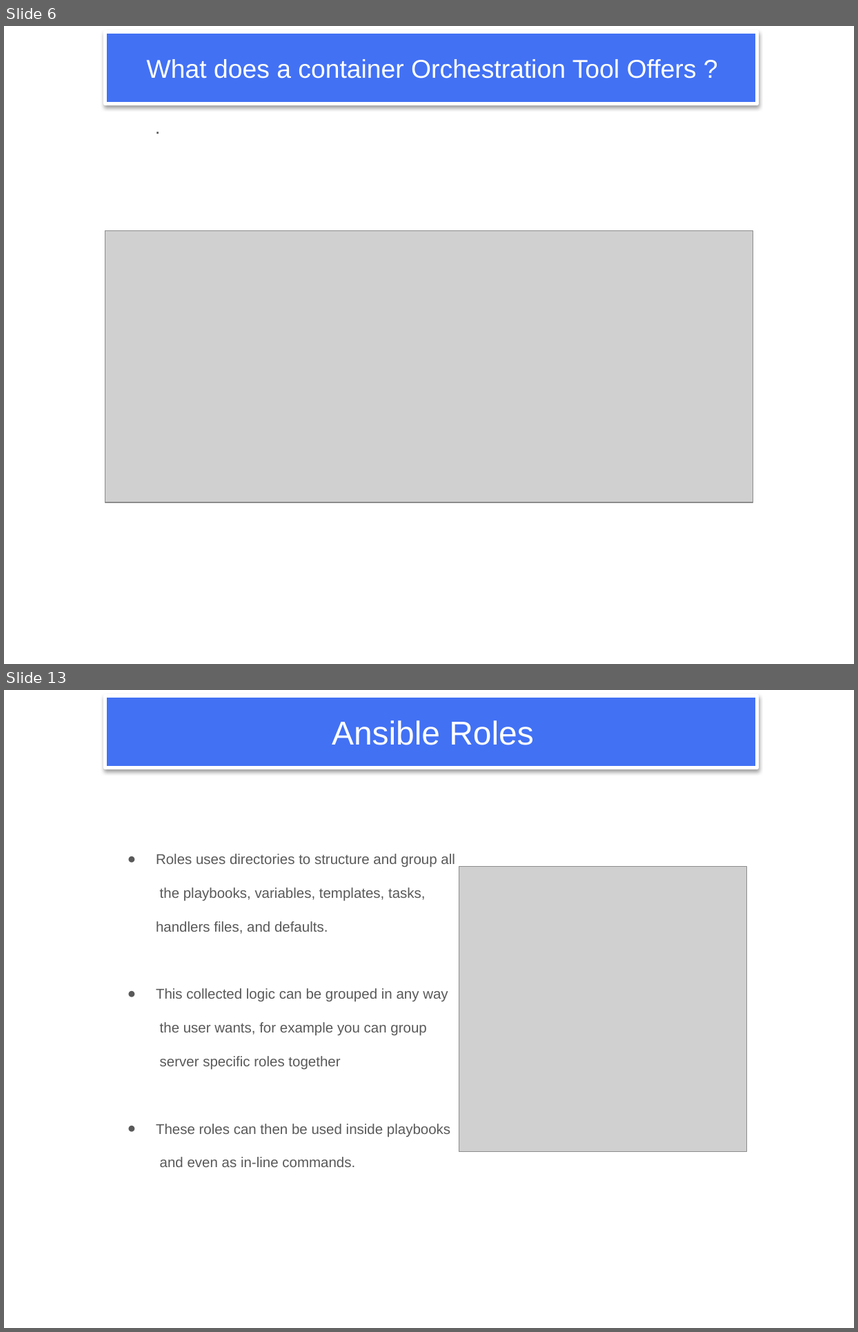
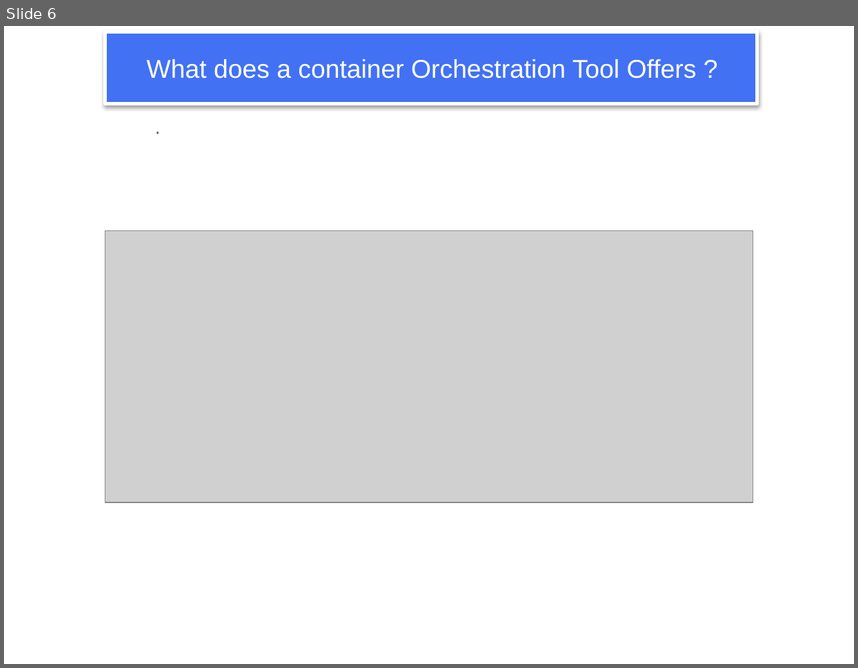
Before and after one commit to NubeEra-Abad/EmpDailyActivities, a slide deck: Module 12_Kubernetes Overview_Container Orchestration/06_Introduction to Kubernetes.pptx. Shown one above the other, each under a label of ours: slides 6 and 13 before the commit, slide 6 after it; the slides between them are not shown. The pictures are 858x1332 and 858x668 pixels, drawn with LibreOffice and Linux fonts; fonts in the diff are those of the drawing; grey boxes stand for pictures; background and template pictures are left out. Boxes give left, top, right and bottom in pixels: in the first picture for what was removed or moved away, otherwise in the second. Text is boxed around its words. In the diff, an @@ line names an element or a change of style, - is before the commit and + after.

```diff
--- a/Module 12_Kubernetes Overview_Container Orchestration/06_Introduction to Kubernetes.pptx
+++ b/Module 12_Kubernetes Overview_Container Orchestration/06_Introduction to Kubernetes.pptx
@@ slide 13 removed at [4, 690, 854, 1328], background #FFFFFF; not listed: 1 template element that a slide beside it also shows @@
@@ title removed at [332, 720, 533, 745] @@
-Ansible Roles
@@ text removed at [156, 854, 455, 1167] @@
-● Roles uses directories to structure and group all
-the playbooks, variables, templates, tasks,
-handlers files, and defaults.
-● This collected logic can be grouped in any way
-the user wants, for example you can group
-server specific roles together
-● These roles can then be used inside playbooks
-and even as in-line commands.
@@ picture removed at [459, 866, 746, 1151] @@
```
Also in this commit, not shown: 1 slide changed, 11 slides added, 5 other slides removed, 3 other files.
